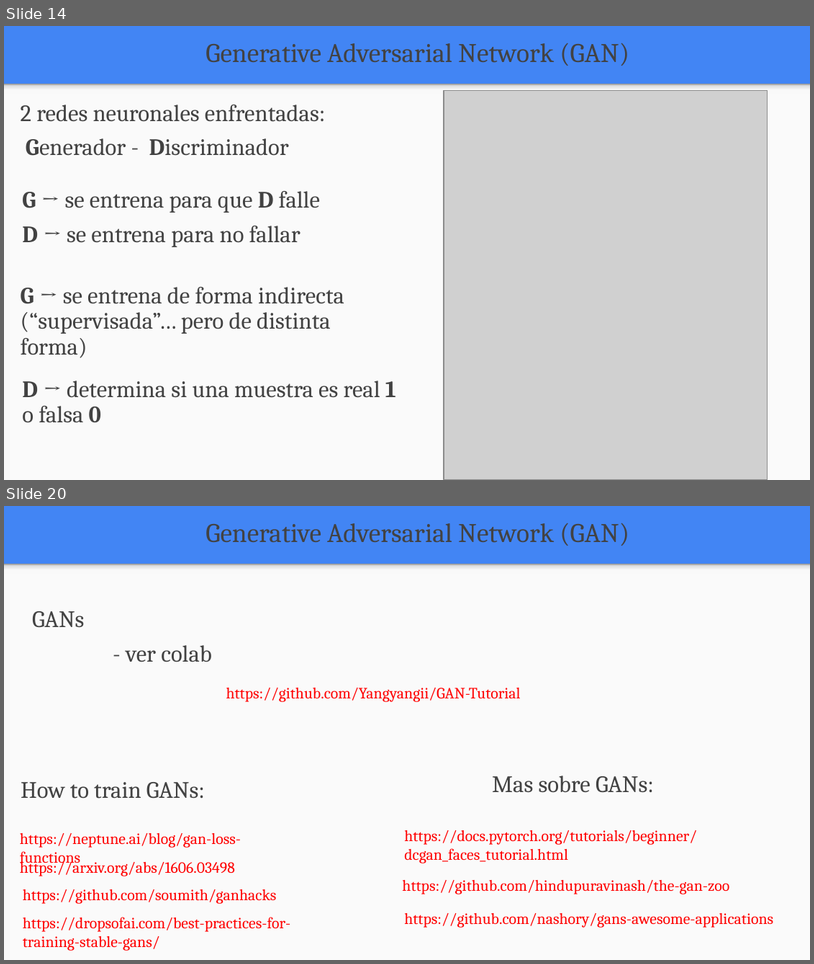
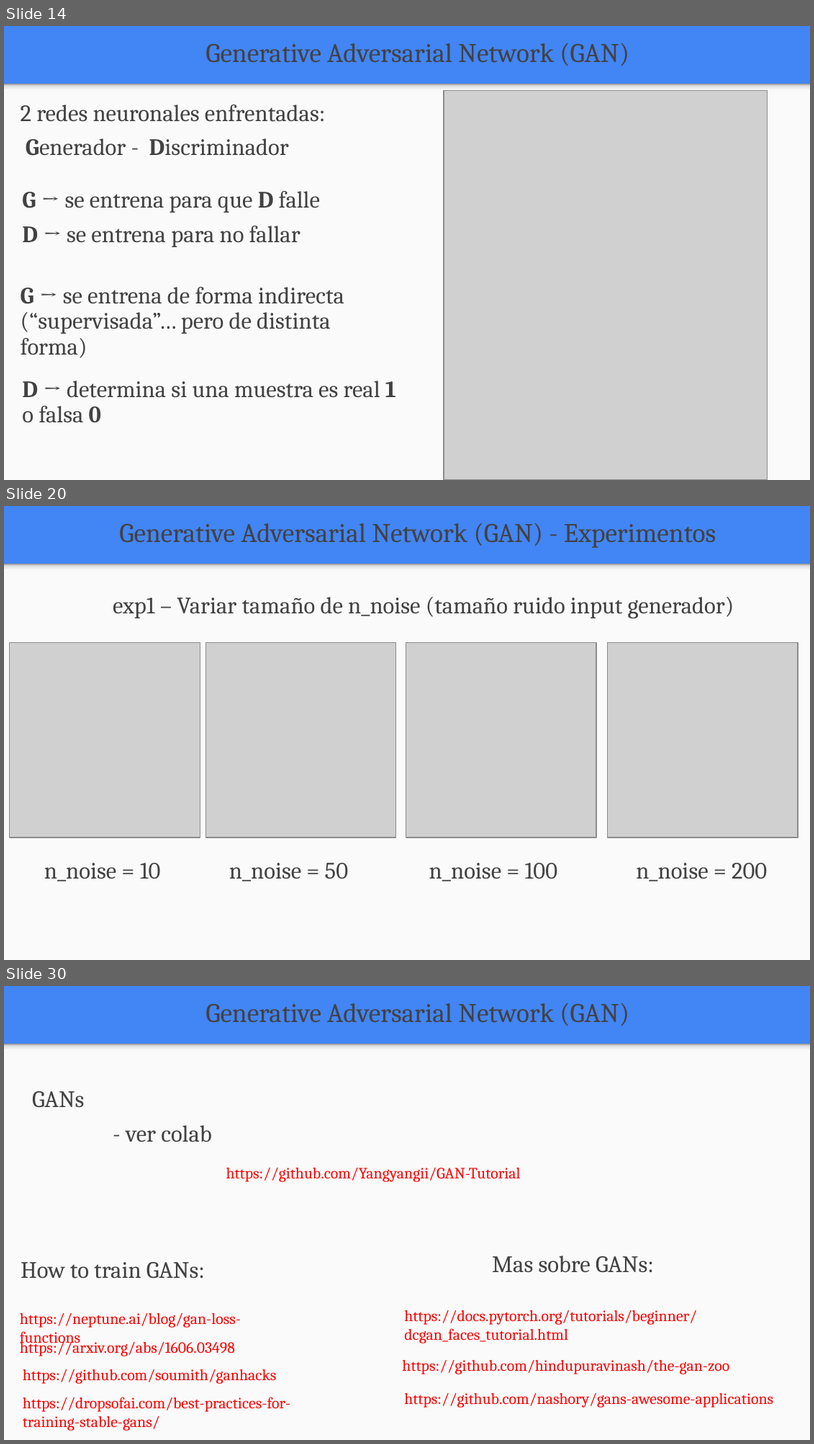
Before and after one commit to FIUBA-Posgrado-Inteligencia-Artificial/aprendizaje_profundo, a slide deck: clase_8/teoria/clase_8.pptx. Shown one above the other, each under a label of ours: slides 14 and 20 before the commit, slides 14, 20 and 30 after it; the slides between them are not shown. The pictures are 814x964 and 814x1444 pixels, drawn with LibreOffice and Linux fonts; fonts in the diff are those of the drawing; grey boxes stand for pictures. Boxes give left, top, right and bottom in pixels: in the first picture for what was removed or moved away, otherwise in the second. Text is boxed around its words. In the diff, an @@ line names an element or a change of style, - is before the commit and + after.

```diff
--- a/clase_8/teoria/clase_8.pptx
+++ b/clase_8/teoria/clase_8.pptx
@@ slide 20 added at bbox=[4, 506, 810, 960], background #4285F4; not listed: 2 template elements that a slide beside it also shows @@
@@ text added at bbox=[119, 523, 716, 548], 24 pt, text #424242 @@
+Generative Adversarial Network (GAN) - Experimentos
@@ text added at bbox=[113, 597, 734, 618], 21 pt, text #424242 @@
+exp1 – Variar tamaño de n_noise (tamaño ruido input generador)
@@ picture added at bbox=[10, 642, 200, 837] @@
@@ picture added at bbox=[206, 642, 396, 837] @@
@@ picture added at bbox=[406, 642, 597, 837] @@
@@ picture added at bbox=[608, 642, 798, 837] @@
@@ text added at bbox=[44, 862, 161, 881], 21 pt, text #424242 @@
+n_noise = 10
@@ text added at bbox=[229, 862, 348, 881], 21 pt, text #424242 @@
+n_noise = 50
@@ text added at bbox=[430, 862, 558, 881], 21 pt, text #424242 @@
+n_noise = 100
@@ text added at bbox=[636, 862, 767, 881], 21 pt, text #424242 @@
+n_noise = 200
@@ what was slide 20 is now slide 30 @@
```
Also in this commit, not shown: 8 slides changed, 9 other slides added, 3 other files.
